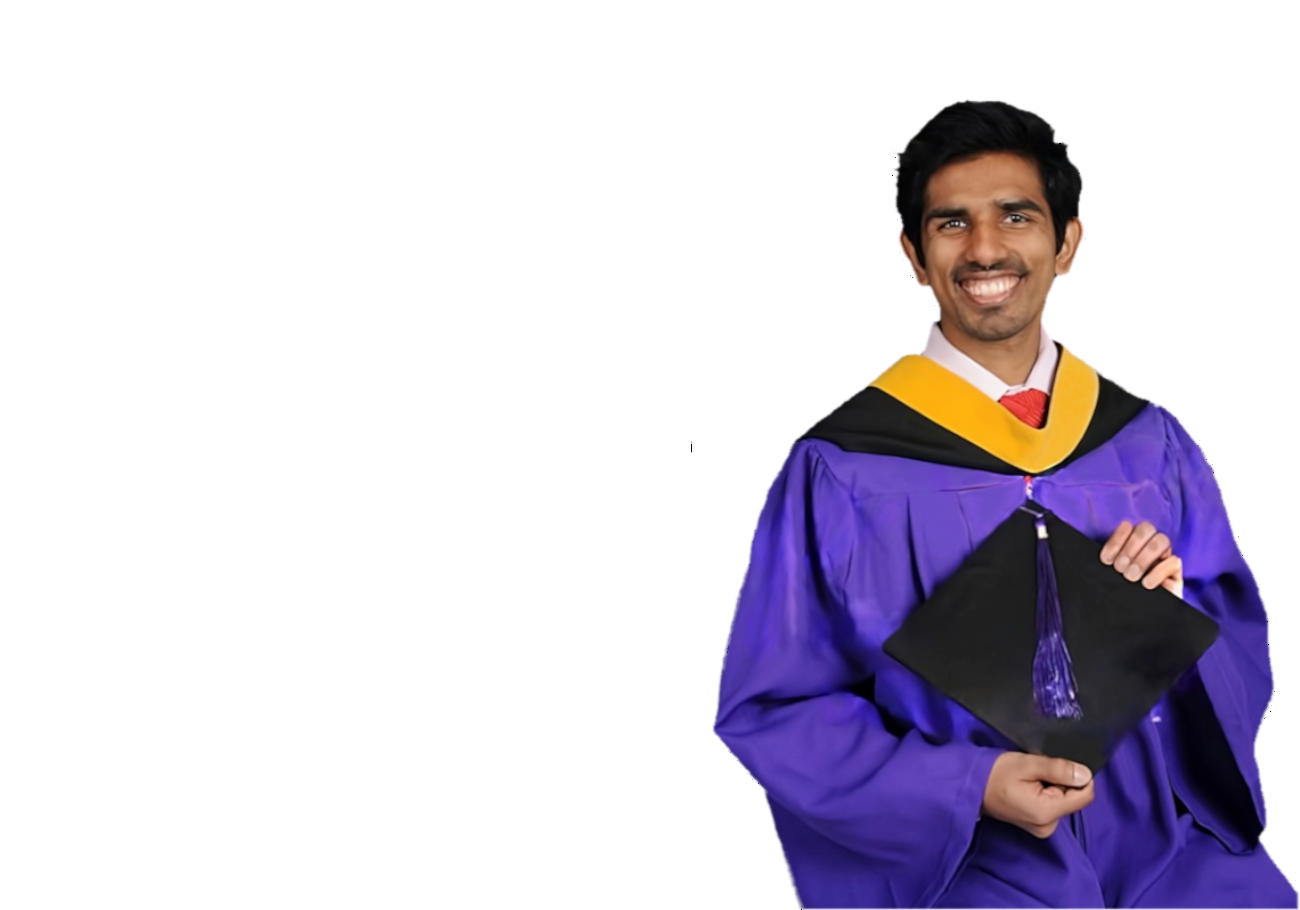
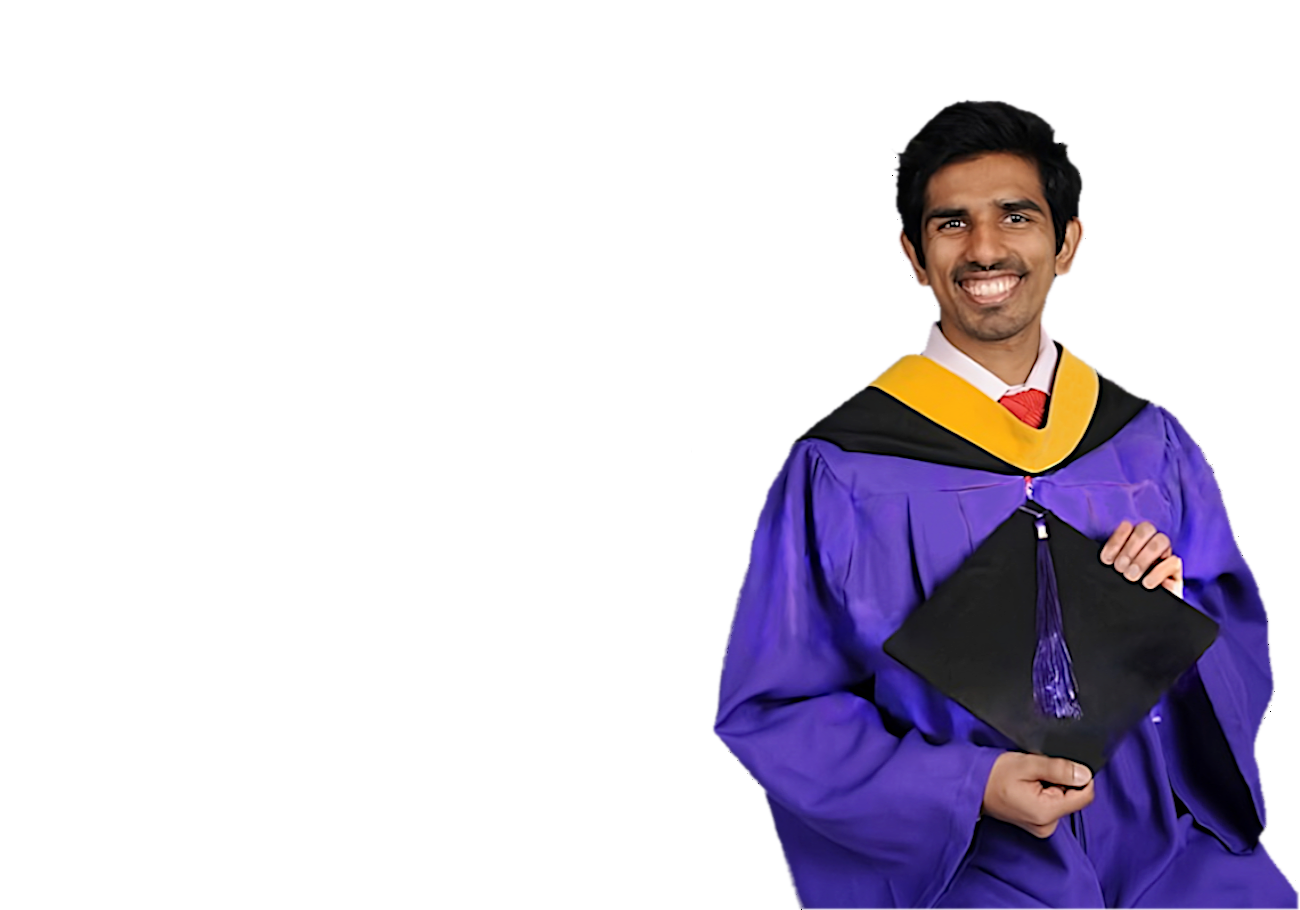
Layered file, before and after one edit (1300x910). Changes by layer:
painted on "p3-4.png" over box(714, 101, 1299, 910)
